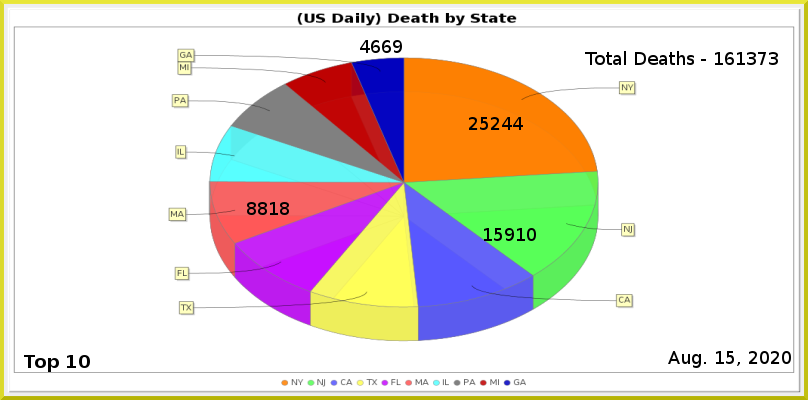
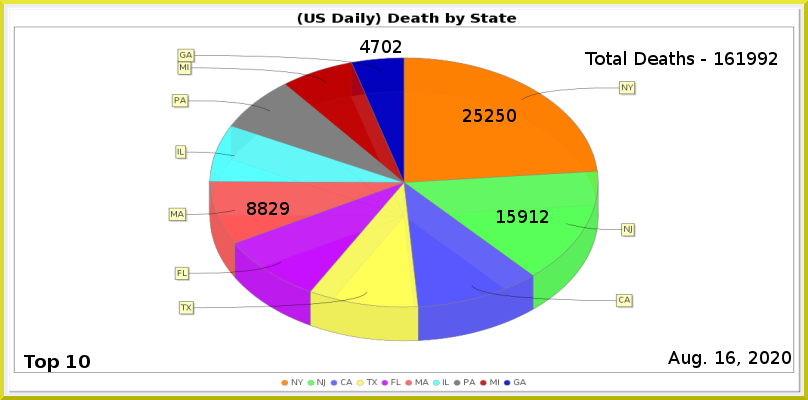
Two versions of the same layered image (808x400). Layer-by-layer changes:
painted on "Least" over (371, 40, 402, 53)
painted on "MA" over (269, 202, 289, 215)
painted on "NJ" over (484, 210, 549, 241)
painted on "NY" over (463, 109, 523, 130)
renamed "Total Deaths - 161373" to "Total Deaths - 161992", painted on it over (747, 52, 778, 65)
painted on "Current Date" over (726, 351, 735, 364)
